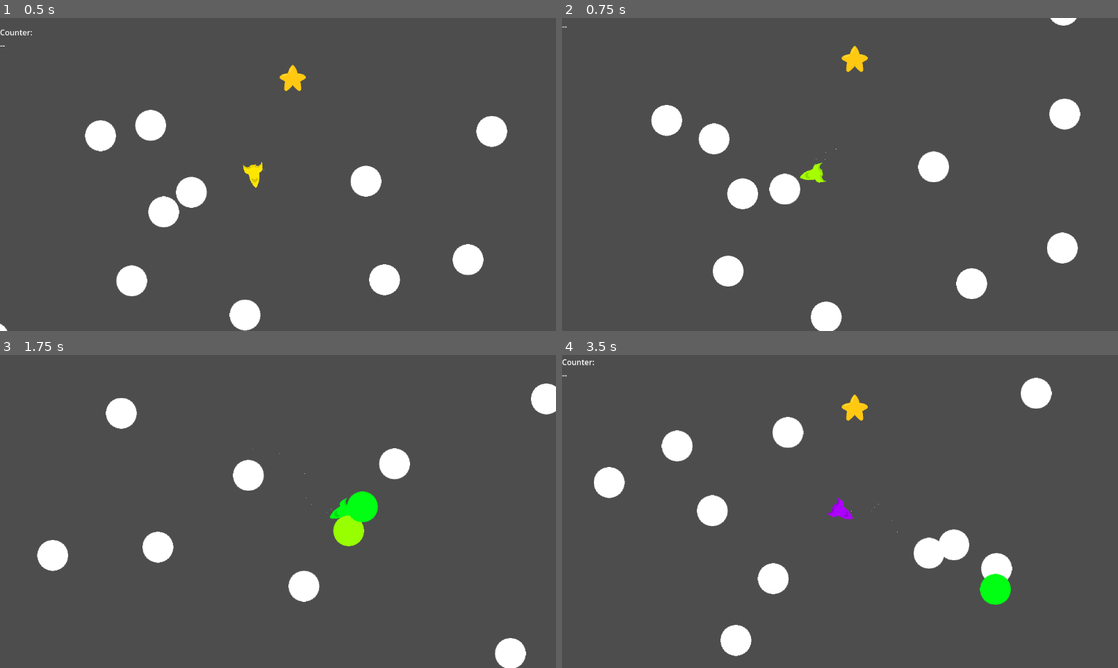
Above: before the commit, frames 1-4 (two rows, left to right).
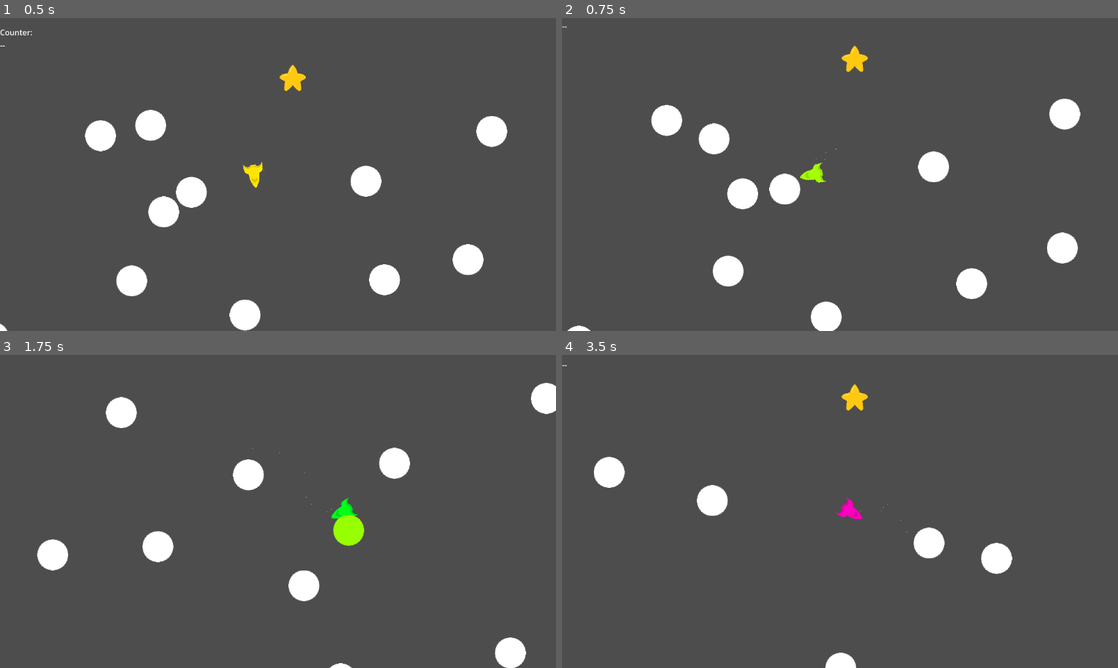
Above: after the commit, the same moments.

Repository: Setry/gj-solo
Game: Godot game, scene res://Scenes/MainTest.tscn
Same seed, same stepped clock (60 frames per second), same inputs: the game is played once before the commit and once after it.
Inputs:
- Up to frame 1 (0.5 s): no input
- Up to frame 2 (0.75 s): hold Space (press) from 0.53 s (still down)
- Up to frame 3 (1.75 s): release Space (press) at 1.28 s; tap Space (press) at 1.35 s
- Up to frame 4 (3.5 s): hold Space (press) 2.03-2.78 s; tap Space (press) at 2.85 s

Frame 1 is identical in both runs. In frame 2, 0.1% of the frame differs, in the area x 0-93%, y 0-100%; in frame 3, 0.9%; in frame 4, 5.3%, in the area x 0-89%, y 1-100%.

Commit message:
Disable meteorite de/respawning (for now)

Diff:
--- a/scripts/Body.gd
+++ b/scripts/Body.gd
@@ -27,6 +27,6 @@
 	if position.x < -border_size:
 		position.x = vp.x + border_size
 
-	if position.y > vp.y + border_size or position.y < -border_size:
-		queue_free()
-		get_tree().root.get_node("Node2D")._spawn()
+	#if position.y > vp.y + border_size or position.y < -border_size: FIXME
+	#	queue_free()
+	#	get_tree().root.get_node("Node2D")._spawn()
